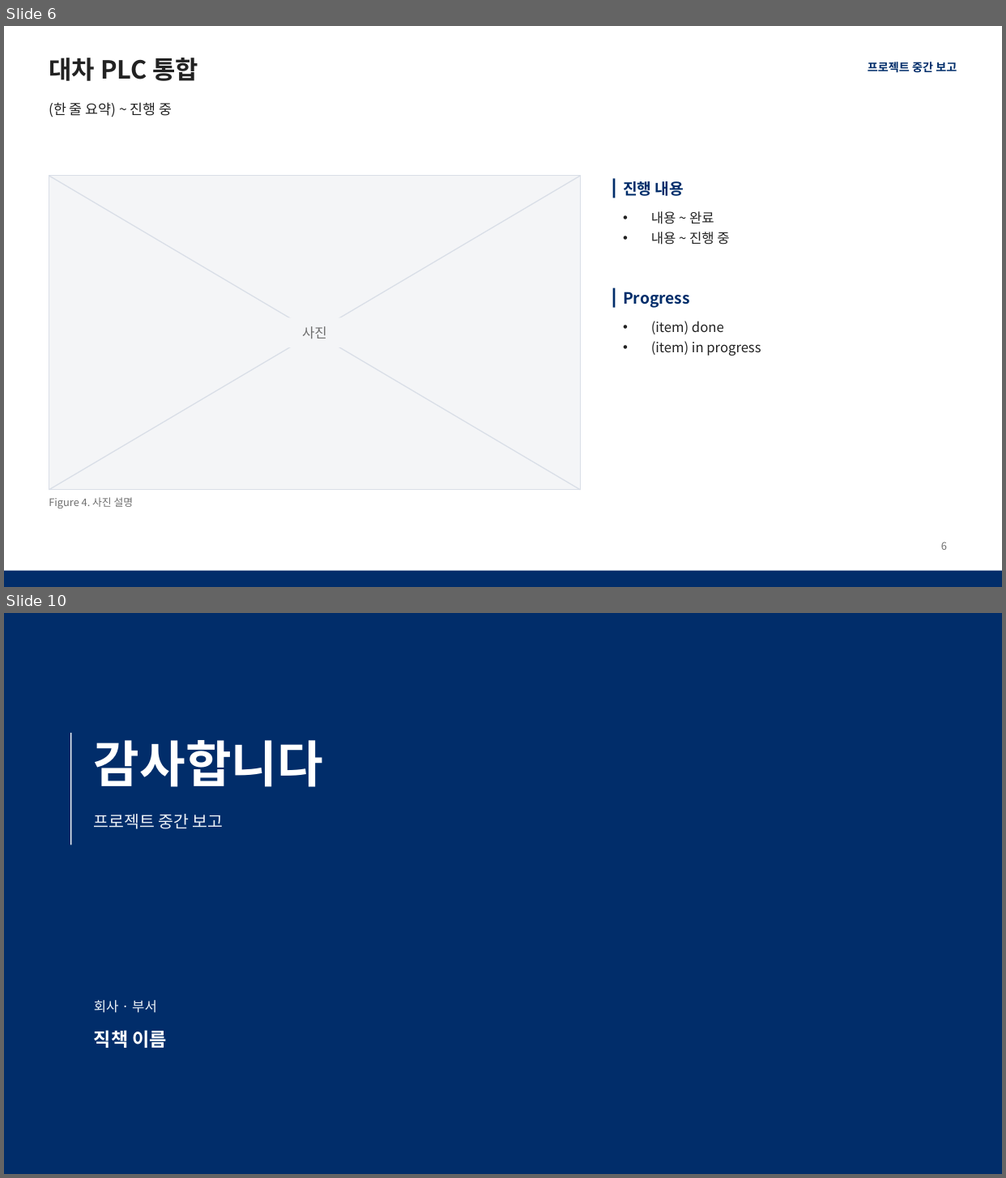
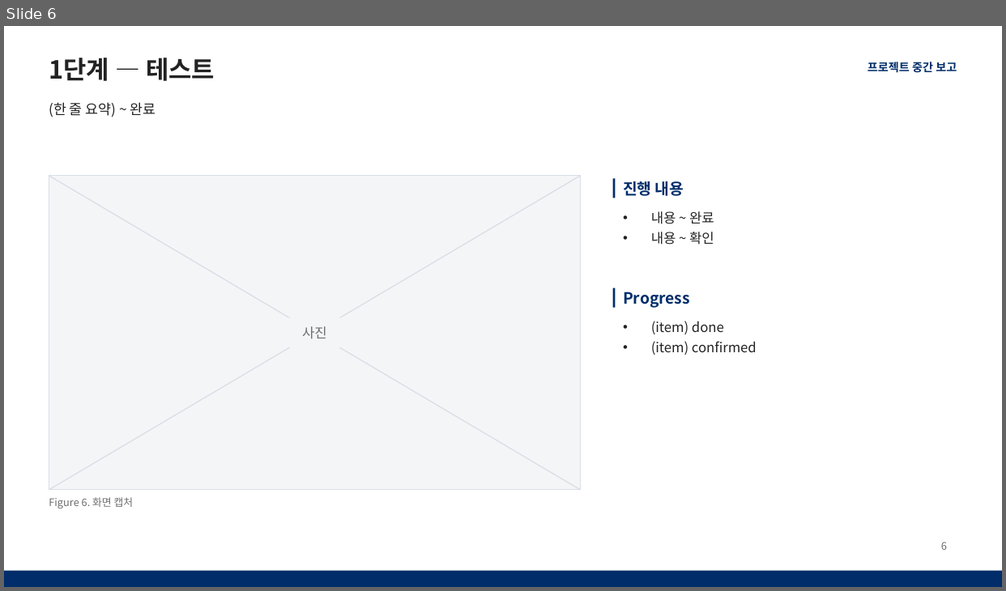
Before and after one commit to chanyee725/PPT-Template, a slide deck: templates/interim-report.pptx. Shown one above the other, each under a label of ours: slides 6 and 10 before the commit, slide 6 after it; the slides between them are not shown. The pictures are 1006x1178 and 1006x591 pixels, drawn with LibreOffice and Linux fonts; fonts in the diff are those of the drawing. Boxes give left, top, right and bottom in pixels: in the first picture for what was removed or moved away, otherwise in the second. Text is boxed around its words. In the diff, an @@ line names an element or a change of style, - is before the commit and + after.

```diff
--- a/templates/interim-report.pptx
+++ b/templates/interim-report.pptx
@@ slide 10 removed at box(4, 613, 1002, 1174), background #012D6A @@
@@ rectangle removed at box(70, 733, 71, 845) @@
@@ title removed at box(94, 740, 323, 787) @@
-감사합니다
@@ text removed at box(94, 814, 224, 829) @@
-프로젝트 중간 보고
@@ text removed at box(94, 1000, 157, 1013) @@
-회사 · 부서
@@ text removed at box(94, 1030, 168, 1048) @@
-직책 이름
@@ slide 6 changed as well @@
@@ title at box(49, 58, 215, 81): text changed @@
-대차 PLC 통합
+1단계 — 테스트
@@ text at box(49, 102, 156, 118): text changed @@
-(한 줄 요약) ~ 진행 중
+(한 줄 요약) ~ 완료
@@ text at box(651, 232, 714, 245): text changed @@
-• 내용 ~ 진행 중
+• 내용 ~ 확인
@@ text at box(651, 341, 756, 355): text changed @@
-• (item) in progress
+• (item) confirmed
@@ text at box(49, 497, 134, 509): text changed @@
-Figure 4. 사진 설명
+Figure 6. 화면 캡처
```
Also in this commit, not shown: 2 other slides changed, 12 slides added, 6 other slides removed, 1 other file.
